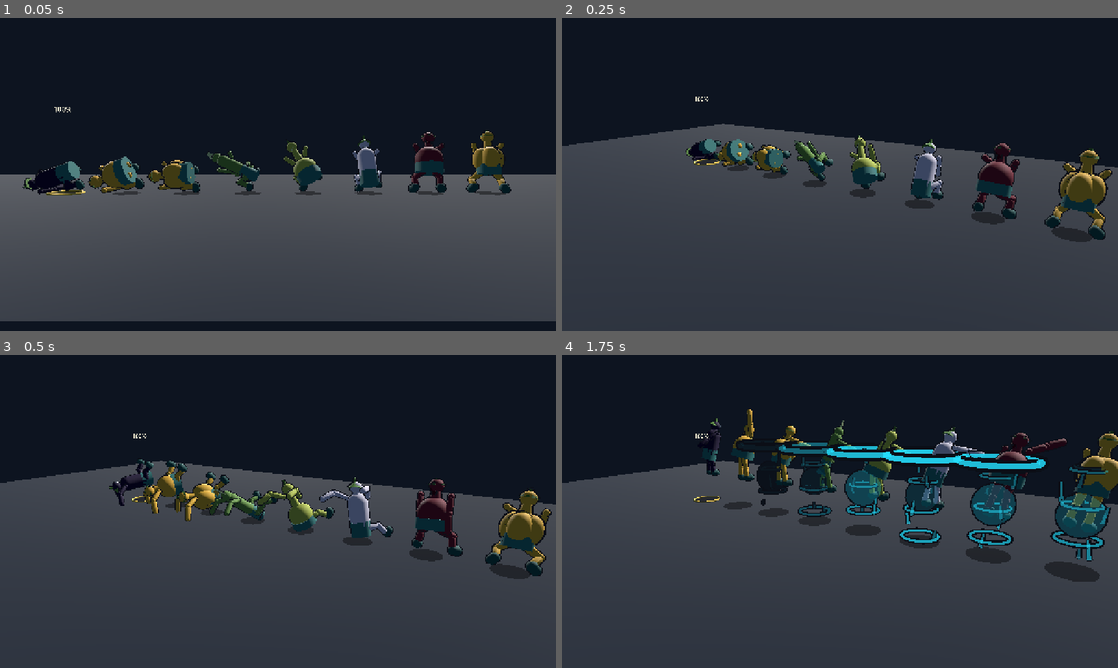
Above: before the commit, frames 1-4 (two rows, left to right).
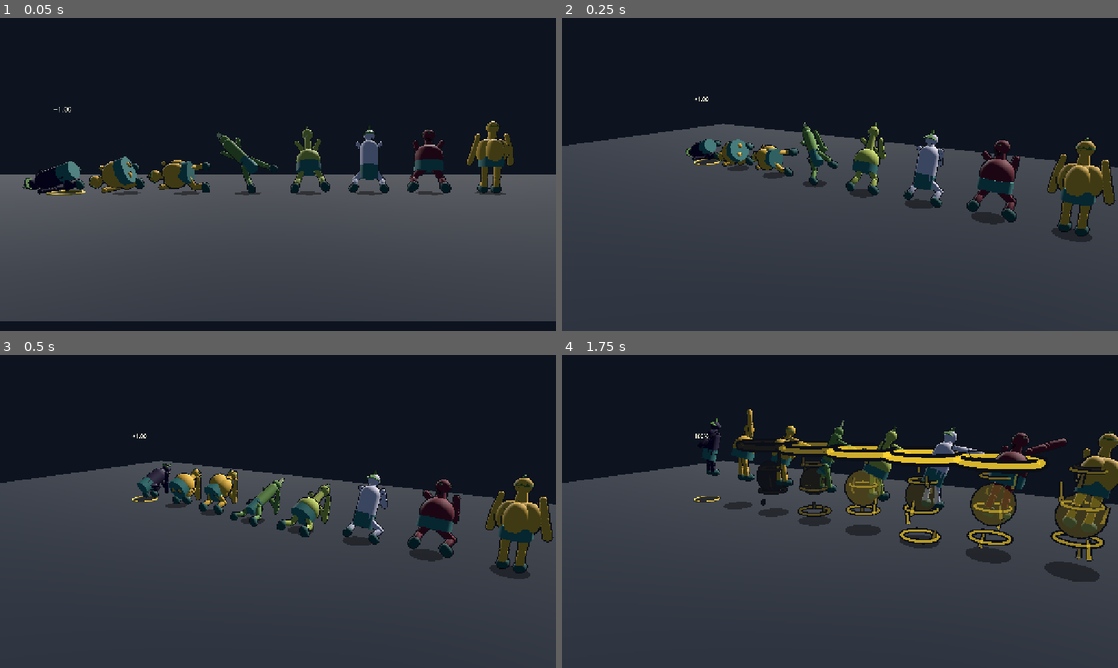
Above: after the commit, the same moments.

Repository: iracarranza/volley-world-manager
Game: Godot game, scene res://tools/animation_frames.tscn
The game is run twice, just before and just after one commit, with the same random seed, the same clock (stepped at 60 frames per second) and the same inputs. This scene is started directly instead of the project's main scene.
Inputs (mouse positions are in pixels of both pictures, inside the frame that each line leads up to):
- Up to frame 1 (0.05 s): no input
- Up to frame 2 (0.25 s): no input
- Up to frame 3 (0.5 s): no input
- Up to frame 4 (1.75 s): tap Enter at 0.5, 0.6 s; move the mouse to (962, 495) at 0.52 s; click (962, 495) at 0.67 s; tap Space at 0.77 s; drag from (728, 527) to (812, 574) at 1.27 s

The runs differ from the first frame. In frame 1, 3.7% of the frame differs, in the area x 5-93%, y 28-56%; in frame 2, 5.0%; in frame 3, 7.5%, in the area x 19-100%, y 25-71%; in frame 4, 4.9%.

Commit message:
Steps 2-5/9: geometric posture, a recovery clock of its own, and a roll that rolls
**2. The geometry gets a vote on posture.** The resolver's own classification has
two branches that cannot fire -- `reaching` on 0.0% of receptions, because the
reach margin runs 3.1 m to 4.8 m and the branch needs it below zero, and
`off-axis` on 2.5% of digs against a bound of 0.045 on a term its own comment
records as running 0.01 to 0.04. On screen that means a passer drawn square to a
ball arriving over their shoulder. `PlatformAim.posture_for` is a second, purely
geometric opinion taken only when it is more specific: a body that gave up more
than a degree of platform was not square, whatever the alignment term said. The
resolver still owns what the contact cost.

**3. The recovery has its own clock, starting at contact.** It ran on `phase` --
the same number as the approach -- so a voli began going to the floor while
still travelling to the ball. The curves inside `recovery_motion` (down 0-0.34,
travel 0.08-0.82, roll 0.18-0.88) were written against a span that means
"contact to back on the feet" and were being fed one that did not.

**4. The roll was there the whole time and had nothing extended to rotate.** The
112-degree roll about z is applied and always was -- correcting my own earlier
claim that it never reached the body. What made it read as a forward tumble is
that the legs folded to 128 and 138 degrees on `down`, the first third, so the
body balled up *before* the roll began. A dive roll extends into the contact,
takes the floor on the platform and the outside hip, and gathers the legs over
the top as it comes round. The fold now runs on a new `gather` term at 0.46-0.96,
trailing the roll instead of leading it.

**5. The chin tucks.** The head tracks the ball through every other pose, which
is right, and wrong here: with the trunk pitched and rolled past ninety degrees a
head still aimed at the ball is a head driven back through the shoulders, which
is the geometry behind the frames where it vanished into the torso. Damping the
look by the roll is both the fix and the correct behaviour -- nobody rolls
watching the ball.

Two defects in the *instrument*, found because the strips stopped making sense:

The recovery strips were passing `posture = "diving"`, which matches no branch,
so the body never entered a dig and eight frames of a standing figure collapsing
were read as the animation being wrong.

And `fall` is two motions: a planted or off-axis voli rolls sideways, a moving or
reaching one slides forward. Only the first is the dive roll, so the strip needs
a planted contact to show it at all. Both are now rendered separately.

The strips also start at phase -0.34 rather than 0, so a row reads approach ->
contact -> recovery instead of beginning mid-fall.

PASS: 1032.

Co-Authored-By: Claude Opus 5 <noreply@anthropic.com>
Claude-Session: https://claude.ai/code/session_0197KZ6RDwTpMdR7xHdkkPxn

Diff:
--- a/scenes/components/player_actor_3d.gd
+++ b/scenes/components/player_actor_3d.gd
@@ -422,6 +422,13 @@
 ## back toward those captured values afterwards. What is being eased *from* is
 ## therefore whatever the frame already had -- the gait, mid-stride -- so a
 ## passer running to the ball keeps running and the platform arrives under them.
+## The recovery's own progress, from a pose phase that also carries the approach.
+func _recovery_clock(phase: float) -> float:
+	return clampf(
+		inverse_lerp(RECOVERY_START_PHASE, RECOVERY_END_PHASE, phase), 0.0, 1.0
+	)
+
+
 func _apply_dig_posture(
 	weight: float = 1.0,
 	drive: float = 0.0,
@@ -964,6 +971,18 @@
 	var down := smoothstep(0.0, 0.34, recovery)
 	var travel := smoothstep(0.08, 0.82, recovery)
 	var roll := smoothstep(0.18, 0.88, recovery)
+	## **When the legs come in.** Late, and deliberately after the roll has
+	## started.
+	##
+	## The legs used to fold on `down` -- 0 to 0.34 -- so the body balled up in
+	## the first third and the 112-degree roll then turned a ball. Photographed as
+	## a strip that reads as a forward tumble, which is what it was: the rotation
+	## was there all along and had nothing extended to rotate.
+	##
+	## A dive roll extends into the contact, takes the floor on the platform and
+	## the outside hip, and gathers the legs over the top as it comes round. So
+	## the gather trails the roll instead of leading it.
+	var gather := smoothstep(0.46, 0.96, recovery)
 	var side := signf(contact_direction.x)
 	if is_zero_approx(side):
 		side = -1.0 if handedness == "Left" else 1.0
@@ -995,6 +1014,7 @@
 		"down": down,
 		"travel": travel,
 		"roll": roll,
+		"gather": gather,
 		"side": side,
 		"pitch_radians": pitch,
 		"roll_radians": body_roll,
@@ -1075,21 +1095,39 @@
 				body_pivot.rotation.x += float(motion.pitch_radians)
 				body_pivot.rotation.z += float(motion.roll_radians)
 				body_pivot.position += Vector3(motion.offset)
+				## **Step 5: the chin tucks.**
+				##
+				## The head keeps tracking the ball through every other pose, which
+				## is right -- and wrong here. With the trunk pitched and rolled
+				## past ninety degrees, a head still aimed at the ball is a head
+				## driven back through the shoulders, which is the geometry behind
+				## the frames where it disappears into the torso.
+				##
+				## Nobody rolls looking at the ball anyway. The tuck is the first
+				## thing taught about going to the floor, so damping the look by
+				## the roll is both the fix and the correct behaviour.
+				var tuck := 1.0 - float(motion.roll)
+				look_yaw *= tuck
+				look_pitch = lerpf(look_pitch, 0.42, float(motion.roll))
+				_apply_head_look()
 			## Thighs well past horizontal, so the folded legs finish at hip height
 			## and the *hip* becomes the lowest thing on the body. With the legs
 			## reaching lower than the hip the floor solve plants a shoe instead
 			## and leaves the body standing over it, which is a crouch.
+			## On `gather`, not on `down`. See `recovery_motion`: folding these
+			## in the first third is what turned the roll into a tumble.
+			var fold := float(motion.gather)
 			left_leg.rotation_degrees.x = lerpf(
-				left_leg.rotation_degrees.x, 128.0, down
+				left_leg.rotation_degrees.x, 128.0, fold
 			)
 			(left_leg.get_node("Knee") as Node3D).rotation_degrees.x = lerpf(
-				(left_leg.get_node("Knee") as Node3D).rotation_degrees.x, -118.0, down
+				(left_leg.get_node("Knee") as Node3D).rotation_degrees.x, -118.0, fold
 			)
 			right_leg.rotation_degrees.x = lerpf(
-				right_leg.rotation_degrees.x, 138.0, down
+				right_leg.rotation_degrees.x, 138.0, fold
 			)
 			(right_leg.get_node("Knee") as Node3D).rotation_degrees.x = lerpf(
-				(right_leg.get_node("Knee") as Node3D).rotation_degrees.x, -126.0, down
+				(right_leg.get_node("Knee") as Node3D).rotation_degrees.x, -126.0, fold
 			)
 		"blown_away":
 			## Not a play, an impact. The body pitches *backward* -- the only pose
@@ -1321,6 +1359,13 @@
 ## ball they had already played.
 const PLATFORM_DRIVE_START: float = -0.14
 const PLATFORM_DRIVE_END: float = 0.34
+## Where the recovery's own 0-to-1 lives inside the pose phase.
+##
+## It starts at contact rather than before it, and finishes before the pose does
+## so a voli is back on their feet with a moment to spare rather than arriving
+## upright exactly as the next contact begins.
+const RECOVERY_START_PHASE: float = 0.0
+const RECOVERY_END_PHASE: float = 0.86
 
 
 func _square_up_phase(event_type: int) -> float:
@@ -1616,7 +1661,24 @@
 				_apply_dig_posture(
 					smoothstep(PLATFORM_PHASE, PLATFORM_SET_PHASE, phase),
 					smoothstep(PLATFORM_DRIVE_START, PLATFORM_DRIVE_END, phase),
-					clampf(phase, 0.0, 1.0), contact_direction,
+					## Step 3: **the recovery has its own clock, and it starts at
+					## contact.**
+					##
+					## This was `clampf(phase, 0, 1)` -- the same number the
+					## approach runs on -- so a voli began going to the floor
+					## while they were still travelling to the ball. Photographed
+					## as a frame strip the shape is unmistakable: nothing visible
+					## for the first 15% of the phase, then the entire collapse
+					## between 15% and 40%, then five frames of a body already
+					## down. A fall that has finished before the ball is played is
+					## not a consequence of playing it.
+					##
+					## Renormalised so 0 is the contact and 1 is back on the feet.
+					## The recovery curves inside `recovery_motion` -- down at
+					## 0-0.34, travel at 0.08-0.82, roll at 0.18-0.88 -- were
+					## written against a span that means this, and were being fed
+					## one that did not.
+					_recovery_clock(phase), contact_direction,
 				)
 
 		RallyEventModel.EventType.SET:
--- a/scenes/screens/match_screen.gd
+++ b/scenes/screens/match_screen.gd
@@ -306,10 +306,28 @@
 	return str(event.metadata.get("contact_recovery", "platform"))
 
 
+## Step 2: the geometry gets a vote on what the contact looked like.
+##
+## The resolver classifies a contact from alignment and edge-ratio thresholds and
+## owns what it *cost*. Two of its four branches cannot fire: measured over 1447
+## contacts, `reaching` is 0.0% of receptions -- the reach margin runs from 3.1 m
+## to 4.8 m and the branch needs it below zero -- and `off-axis` is 2.5% of digs,
+## against a body-penalty bound of 0.045 on a term the constant's own comment
+## records as running 0.01 to 0.04. Both are thresholds outside the distribution
+## they cut, and the consequence on screen is that a passer is drawn square to a
+## ball arriving over their shoulder.
+##
+## This does not touch the classification the simulator scores against. It is a
+## second, purely geometric opinion about what the contact *looked like*, taken
+## only when it is more specific than the one recorded -- a body that had to give
+## up more than a degree of platform was not square, whatever the alignment term
+## said. The resolver stays the authority on the outcome; the drawing stops
+## claiming a squared-up pass that never happened.
 func _contact_posture(event: RallyEvent) -> String:
 	if event == null:
 		return "planted"
-	return str(event.metadata.get("contact_posture", "planted"))
+	var recorded := str(event.metadata.get("contact_posture", "planted"))
+	return PlatformAim.posture_for(_platform_aim(event), recorded)
 
 
 ## Presentation inputs carried by the resolved event. The actor never looks up
--- a/tools/run_animation_frames.gd
+++ b/tools/run_animation_frames.gd
@@ -30,6 +30,9 @@
 ## each frame is still large enough to read at a glance.
 const FRAME_COUNT: int = 8
 const FRAME_SPACING: float = 1.55
+## Where a recovery strip starts, in pose phase. Before the platform forms, so
+## the row reads approach -> contact -> recovery rather than beginning mid-fall.
+const RECOVERY_STRIP_FROM_PHASE: float = -0.34
 
 ## The two angles every motion is shot from.
 const CAMERAS := {
@@ -46,10 +49,24 @@
 ##   signature-- a named rule-of-cool move at full charge
 const STRIPS: Array[Dictionary] = [
 	{
-		"name": "recovery_fall",
-		"caption": "DEFENSE recovery: fall (the sideways dive roll)",
+		## `posture` has to be one of the four the pose actually knows -- the
+		## first version of this strip passed "diving", which matches no branch,
+		## so the body never entered a dig at all and eight frames of a standing
+		## figure collapsing were read as the animation being wrong.
+		##
+		## And `fall` is two motions, not one: a planted or off-axis voli rolls
+		## sideways, a moving or reaching one slides forward. Only the first is
+		## the dive roll, so it needs a planted contact to appear.
+		"name": "recovery_fall_roll",
+		"caption": "DEFENSE fall from planted -- the sideways roll",
 		"recovery": "fall",
-		"posture": "diving",
+		"posture": "planted",
+	},
+	{
+		"name": "recovery_fall_slide",
+		"caption": "DEFENSE fall from reaching -- the forward slide",
+		"recovery": "fall",
+		"posture": "reaching",
 	},
 	{
 		"name": "recovery_blown_away",
@@ -169,8 +186,17 @@
 			## straight into `_apply_dig_posture` as `recovery_progress` -- so the
 			## strip walks the same number the rally walks rather than a second
 			## one invented here.
+			## **From before the contact, not from it.**
+			##
+			## The pose's platform forms across phase -0.34 to -0.08 and the
+			## recovery runs from 0 to 0.86, so a strip that started at 0 could
+			## only ever show the second half -- which is why the first read of
+			## this animation was "nothing happens and then everything does". The
+			## sweep now covers the whole action: arms to the ball, body follows,
+			## then the roll resolves.
 			actor.set_pose(
-				RallyEventModel.EventType.DEFENSE, 0.0, progress,
+				RallyEventModel.EventType.DEFENSE, 0.0,
+				lerpf(RECOVERY_STRIP_FROM_PHASE, 1.0, progress),
 				Vector2.RIGHT, true,
 			)
 		elif bool(strip.get("platform_sweep", false)):
@@ -230,7 +256,12 @@
 			actor.set_pose(
 				int(pose[0]), float(pose[1]), progress, Vector2.RIGHT, true, context
 			)
-		actor.identity_label.text = "%d%%" % roundi(progress * 100.0)
+		if strip.has("recovery"):
+			actor.identity_label.text = "%+.2f" % lerpf(
+				RECOVERY_STRIP_FROM_PHASE, 1.0, progress
+			)
+		else:
+			actor.identity_label.text = "%d%%" % roundi(progress * 100.0)
 		actor.set_highlighted(index == FRAME_COUNT - 1)
 
 	for _frame in range(8):
